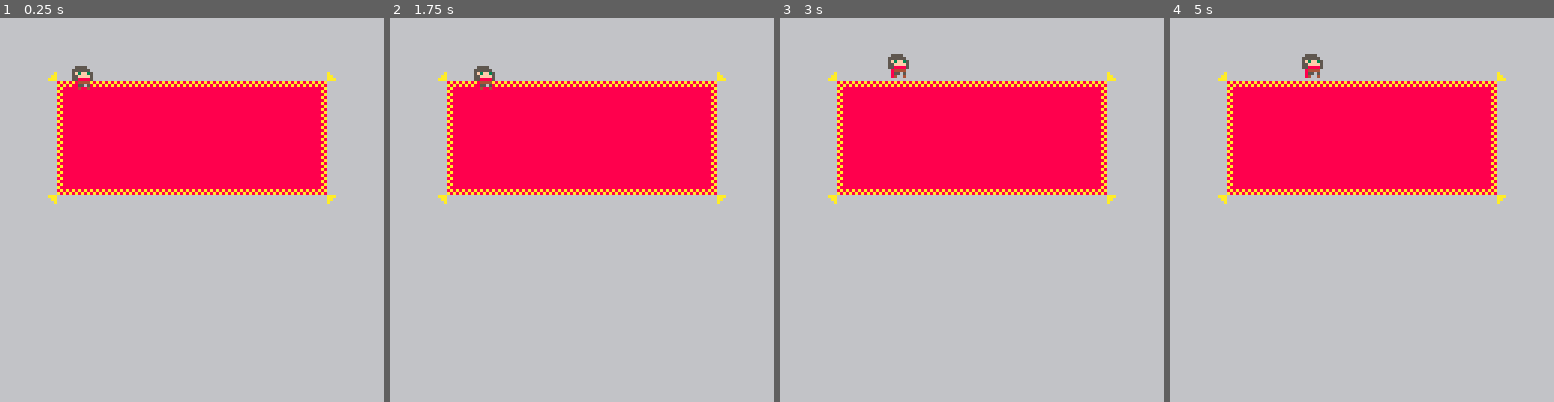
Above: before the commit, frames 1-4 (left to right).
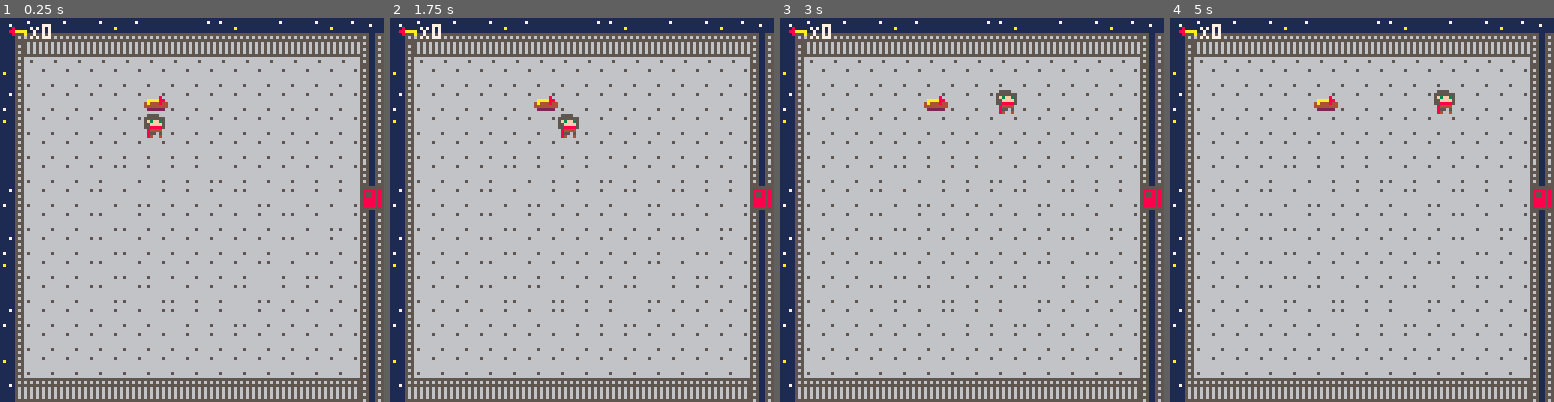
Above: after the commit, the same moments.

Repository: adatechschool/projet-collectif---pico-8-alop-s-crew
Game: PICO-8 cartridge the alop_s adventure.p8
The game is run twice, just before and just after one commit, with the same random seed, the same clock (stepped at 60 frames per second) and the same inputs.
Inputs:
- Up to frame 1 (0.25 s): no input
- Up to frame 2 (1.75 s): hold Right from 1.6 s (still down)
- Up to frame 3 (3 s): release Right at 2.1 s; hold Up 2.15-2.42 s; hold Right from 2.47 s (still down)
- Up to frame 4 (5 s): release Right at 3.03 s; hold Left 3.08-3.58 s; hold Down 3.63-3.97 s; hold Right 4.02-4.68 s; hold Up from 4.73 s (still down)

The runs differ from the first frame. In frame 1, 45% of the frame differs, in the area x 0-100%, y 0-100%; in frame 2, 45%; in frame 3, 45%; in frame 4, 45%.

Commit message:
yolo first push

Diff:
--- a/the alop_s adventure.p8
+++ b/the alop_s adventure.p8
@@ -10,36 +10,158 @@
 
 function _update()
 	player_movement()
+	player_change_spr()
+	update_camera()
 end
 
 function _draw()
 	draw_map()
 	draw_player()
+	draw_ui()
 end
 -->8
 --player--
 
 function create_player()
-	p={x=6,y=4,sprite=64,speed=50}
+	p={
+	x=6,y=4,
+	sprite=83,
+	keys=0
+	}
+end
+
+function player_change_spr()
+	if (btn(⬅️)) p.sprite=80
+	if (btn(➡️)) p.sprite=83
 end
 
 function player_movement()
-	if (btnp(➡️)) p.x+=1
-	if (btnp(⬅️)) p.x-=1
-	if (btnp(⬇️)) p.y+=1
-	if (btnp(⬆️)) p.y-=1
+	newx=p.x
+	newy=p.y
+	if (btnp(➡️)) newx+=1
+	if (btnp(⬅️)) newx-=1
+	if (btnp(⬇️)) newy+=1
+	if (btnp(⬆️)) newy-=1
+
+	interact(newx,newy)
+
+	if not check_flag(0,newx,newy) then
+	p.x=newx
+	p.y=newy
+	end
+end
+
+function interact(x,y)
+	if check_flag(1,x,y) then
+		pick_up_key(x,y)
+	elseif check_flag(2,x,y)
+	and p.keys>0 then
+		open_door1(x,y)
+	end
 end
 
 function draw_player()
-	spr(p.sprite,p.x*4,p.y*4)
+	spr(p.sprite,p.x*8,p.y*8)
 end
 
 -->8
 --map--
 
 function draw_map()
-	map(0,0,0,0)
-end
+	map(0,0,0,0,128,64)
+end
+
+function update_camera()
+	camx=flr(p.x/16)*16
+	camy=flr(p.y/16)*16
+	camera(camx*8,camy*8)
+end
+
+function check_flag(flag,x,y)
+	local sprite=mget(x,y)
+	return fget(sprite,flag)
+end
+
+function next_tile(x,y)
+	sprite=mget(x,y)
+	mset(x,y,sprite+1)
+end
+
+function pick_up_key(x,y)
+	next_tile(x,y)
+	p.keys+=1
+end
+
+function open_door1(x,y)
+	next_tile(x,y)
+	p.keys-=1
+end
+-->8
+--enemies--
+-->8
+--ui--
+
+function draw_ui()
+	camera(0,0)
+	spr(33,2,2)
+	print("X"..p.keys,10,2,7)
+end
+…(56 lines of a section not shown)…
 
 
 
@@ -82,23 +204,41 @@
 
 
 __gff__
-0000000001000000000000000000000000000000000000000000000000000000000000000000000000000000000000000000000000000000000000000000000000000000000000000000000000000000000000000000000000000000000000000000000000000000000000000000000000000000000000000000000000000000
+0000000301010500000101000100000000000101010101010101010101010101000000000000000000000000000000000000000000000000000000000000000000000100000000000000000100000000000000000000000000000000000000000000000000000000000000000000000000000000000000000000000000000000
 0000000000000000000000000000000000000000000000000000000000000000000000000000000000000000000000000000000000000000000000000000000000000000000000000000000000000000000000000000000000000000000000000000000000000000000000000000000000000000000000000000000000000000
 __map__
-0101010101010101010101010101010100000000000000000000000000000000000000000000000000000000000000000000000000000000000000000000000000000000000000000000000000000000000000000000000000000000000000000000000000000000000000000000000000000000000000000000000000000000
-0101010101010101010101010101010100000000000000000000000000000000000000000000000000000000000000000000000000000000000000000000000000000000000000000000000000000000000000000000000000000000000000000000000000000000000000000000000000000000000000000000000000000000
-0101020303030303030303030304010100000000000000000000000000000000000000000000000000000000000000000000000000000000000000000000000000000000000000000000000000000000000000000000000000000000000000000000000000000000000000000000000000000000000000000000000000000000
-0101090a0a0a0a0a0a0a0a0a0a05010100000000000000000000000000000000000000000000000000000000000000000000000000000000000000000000000000000000000000000000000000000000000000000000000000000000000000000000000000000000000000000000000000000000000000000000000000000000
-0101090a0a0a0a0a0a0a0a0a0a05010100000000000000000000000000000000000000000000000000000000000000000000000000000000000000000000000000000000000000000000000000000000000000000000000000000000000000000000000000000000000000000000000000000000000000000000000000000000
-0101090a0a0a0a0a0a0a0a0a0a05010100000000000000000000000000000000000000000000000000000000000000000000000000000000000000000000000000000000000000000000000000000000000000000000000000000000000000000000000000000000000000000000000000000000000000000000000000000000
-0101090a0a0a0a0a0a0a0a0a0a05010100000000000000000000000000000000000000000000000000000000000000000000000000000000000000000000000000000000000000000000000000000000000000000000000000000000000000000000000000000000000000000000000000000000000000000000000000000000
-0101080707070707070707070706010100000000000000000000000000000000000000000000000000000000000000000000000000000000000000000000000000000000000000000000000000000000000000000000000000000000000000000000000000000000000000000000000000000000000000000000000000000000
-0101010101010101010101010101010100000000000000000000000000000000000000000000000000000000000000000000000000000000000000000000000000000000000000000000000000000000000000000000000000000000000000000000000000000000000000000000000000000000000000000000000000000000
-0101010101010101010101010101010100000000000000000000000000000000000000000000000000000000000000000000000000000000000000000000000000000000000000000000000000000000000000000000000000000000000000000000000000000000000000000000000000000000000000000000000000000000
-0101010101010101010101010101010100000000000000000000000000000000000000000000000000000000000000000000000000000000000000000000000000000000000000000000000000000000000000000000000000000000000000000000000000000000000000000000000000000000000000000000000000000000
-0101010101010101010101010101010100000000000000000000000000000000000000000000000000000000000000000000000000000000000000000000000000000000000000000000000000000000000000000000000000000000000000000000000000000000000000000000000000000000000000000000000000000000
-0101010101010101010101010101010100000000000000000000000000000000000000000000000000000000000000000000000000000000000000000000000000000000000000000000000000000000000000000000000000000000000000000000000000000000000000000000000000000000000000000000000000000000
-0101010101010101010101010101010100000000000000000000000000000000000000000000000000000000000000000000000000000000000000000000000000000000000000000000000000000000000000000000000000000000000000000000000000000000000000000000000000000000000000000000000000000000
-0101010101010101010101010101010100000000000000000000000000000000000000000000000000000000000000000000000000000000000000000000000000000000000000000000000000000000000000000000000000000000000000000000000000000000000000000000000000000000000000000000000000000000
-0101010101010101010101010101010100000000000000000000000000000000000000000000000000000000000000000000000000000000000000000000000000000000000000000000000000000000000000000000000000000000000000000000000000000000000000000000000000000000000000000000000000000000
-0101010101010101010101010101010100000000000000000000000000000000000000000000000000000000000000000000000000000000000000000000000000000000000000000000000000000000000000000000000000000000000000000000000000000000000000000000000000000000000000000000000000000000
+1c12131412131414131214131412130c0c13121412141213141214131214121214131214121412131414121413141214121412131214121413141312141214131412141314131213141314131214131412121413121413131214131214121313141214131213131412131413121414131314121314121412131414131214131d
+1702020202020202020202020202020909020202020202020202020202020202020202020202020202020202020202020202020202020202020202020202020202020202020202020202020202020202020202020202020202020202020202020202020202020202020202020202020202020202020202020202020202020219
+1501010101010101010101010101010a0901010101010101010101010101010101010101010101010101010101010101010101010101010101010101010101010101010101010101010101010101010101010101010101010101010101010101010101010101010101010101010101010101010101010101010101010101011a
+1601010101010301010101010101010a0901010101010101010101010101010101010101010101010101010101010101010101010101010101010101010101010101010101010101010101010101010101010101010101010101010101010101010101010101010101010101010101010101010101010101010101010101011a
+1501010101010101010101010101010a09010101010101010111110101010101010101010101010101010101010101010101010101010101010101010101010101111111010101010101010101010101010101010101010101010101010101010101010101010101010101010101010101010101010101111111110101010118
+1701010101010101010101010101010a09010101010101010111110101010101010101111111111111111101010101010101010101010101010101010101010111010101010101010101010101010101010101010111010101010101010101010101010101010101010101010101010101010101010101010101011111010119
+170101010111111111010101010101090911010111011111111111111101010101011111010101010101111111010101010101010101010101010101010101110101010101010101010101010111111111011111111101111111110101010101010101010101010101010101010101111111011111010101010101011101011a
+1601010111110101010111011111110611010101010101010101010101010101110101010101010101010101111101010101010101010101010101010111010101010101010101010101010111110101111101111101010101010111011111111101010101010101010101010111111101111101110101010101010111010119
+1701010111010101010101011111010a0911010101010101010101010101011101010101010101010101010101010101010101010101010101010101011101010101010101010101010101110101111111010111010101010101010111110111111111011111011111111101110101010101110111010101010101111101011a
+1601010111010101010101011101010a09111101010101011101010101111101010101010101010101010101010101010101010101010101010101010101010101010101010101010101011111111101010101111111010101011111110101010111111111010101010101010101010101010111110101010101011101010119
+1501010111010101010101111101010a09011101010101111111111111110101010101010101010101010101010101010101010101010101010101010101010101010111111101010101010101010101010101010101110111110101010101010101010111111101010101010101010101011111110101011111010101010118
+1701010111011101010111010101010a0901011101010111010101010101010101010101010101010101010101010101010101010101010101011101010101010101110101010101010101010101010101010101010101010101010101010101010101010101110101010101010101010101010111111111010101010101011a
+1601010101010111111101010101010a09010111110111110101010101010101010101010101010101010101010101010101010101010101011101010101010101110101010101010101010101010101010101010101010101010101010101010101010101011111010101010101010101010101010101010101010101010118
+1701010101010101010101010101010a09010101111111010101010101010101010101010101010101010101010101010101010101010101010101010101010101110101010101010101010101010101010101010101010101010101010101010101010101011101010101010101010101010101010101010101010101010118
+1501010101010101010101010101010a09010101011111110101010101010101010101010101010101010101010101010101010101010101110101010101010101110101010111010101010101010101010101010101010101010101010101010101010101010111010101010101010101010101010101010101010101010119
+1f1b1b1b1b1b1b1b1b1b1b1b1b1b1b0a0a01010101011111010101010101011b1b1b1b1b1b1b1b1b1b1b1b1b1b1b1b1b1b0101010101010111010101010101010111010101110101010101010101011b1b1b1b1b1b1b1b1b1b1b1b1b1b1b1b1b1b01010101011101110101010101011b1b1b1b1b1b1b1b1b1b1b1b1b1b1b1b1e
+0000000000000000000000000000000017010101010101111101010101010118000000000000000000000000000000001501010101010101010101010101010101110101010101010101010101010119000000000000000000000000000000001701010101011101110101010101011a00000000000000000000000000000000
+000000000000000000000000000000001601010101010101011101010101011a000000000000000000000000000000001701010101010101110101010101010101110101010101010101010101010118000000000000000000000000000000001501010101010101110101010101011900000000000000000000000000000000
+000000000000000000000000000000001601010101010111011101010101011800000000000000000000000000000000160101010101010101010101010101010101110101010101010101010101011a000000000000000000000000000000001601010101011101011101010101011800000000000000000000000000000000
+0000000000000000000000000000000017010101010101110101110101010119000000000000000000000000000000001501010101010101110101010101010111010111110101010101010101010119000000000000000000000000000000001501010101011101011101010101011a00000000000000000000000000000000
+000000000000000000000000000000001501010101010111010111010101011a000000000000000000000000000000001501010101010101110101011101010101010101111101010101010101010119000000000000000000000000000000001601010101010101010111010101011800000000000000000000000000000000
+0000000000000000000000000000000016010101010101110101110101010118000000000000000000000000000000001701010101010101111111010101010101010101010101010101010101010118000000000000000000000000000000001701010101011101010101010101011900000000000000000000000000000000
+000000000000000000000000000000001601010101010111011111010101011a00000000000000000000000000000000160101010101010101010101010101010101010101010101010101010101011a000000000000000000000000000000001501010101011101010111010101011a00000000000000000000000000000000
+0000000000000000000000000000000017010101010101110111010101010119000000000000000000000000000000001501010101010101010101010101010101010111111101010101010101010119000000000000000000000000000000001601010101011101010101010101011800000000000000000000000000000000
+000000000000000000000000000000001501010101010111011101010101011800000000000000000000000000000000170101010101010101010101010101011111010101010101010101010101011a000000000000000000000000000000001701010101011101011101010101011900000000000000000000000000000000
+000000000000000000000000000000001601010101010101111101010101011a000000000000000000000000000000001501010101010101010101010101010101010101010101010101010101010118000000000000000000000000000000001501010101010101011101010101011800000000000000000000000000000000
+0000000000000000000000000000000017010101010101010101010101010119000000000000000000000000000000001601010101010101010101011111110101010101010101010101010101010119000000000000000000000000000000001601010101011101011101010101011a00000000000000000000000000000000
+0000000000000000000000000000000016010101010101010101010101010118000000000000000000000000000000001501010101010101111111010101010111011101010101010101010101010118000000000000000000000000000000001701010101011101111101010101011800000000000000000000000000000000
+000000000000000000000000000000001501010101010101010101010101011a00000000000000000000000000000000170101010101110101110101010101010101011101010101010101010101011a000000000000000000000000000000001601010101011111110101010101011900000000000000000000000000000000
+0000000000000000000000000000000016010101010101010101010101010118000000000000000000000000000000001601010101110101010101010101010101010101011101010101010101010119000000000000000000000000000000001501010101010101010101010101011900000000000000000000000000000000
+000000000000000000000000000000001701010101010101010101010101011a00000000000000000000000000000000150101011101010101011101010101010101010101010101010101010101011a000000000000000000000000000000001701010101010101010101010101011800000000000000000000000000000000
+000000000000000000000000000000001f1b1b1b1b1b1b1b1b1b1b1b1b1b1b1e000000000000000000000000000000001701010111010101010101110101010101010101011101010101010101010118000000000000000000000000000000001f1b1b1b1b1b1b1b1b1b1b1b1b1b1b1e00000000000000000000000000000000
+
+
+
Not shown, changed: 83 lines of the sprite sheet (__gfx__) section of the alop_s adventure.p8
Not shown, changed: the sound effects (__sfx__) section of the alop_s adventure.p8
